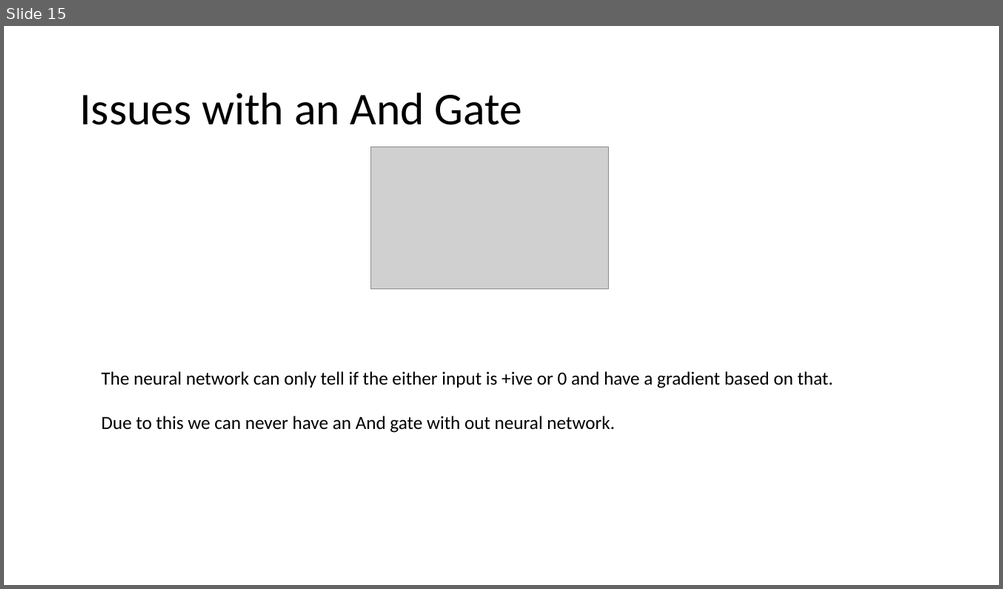
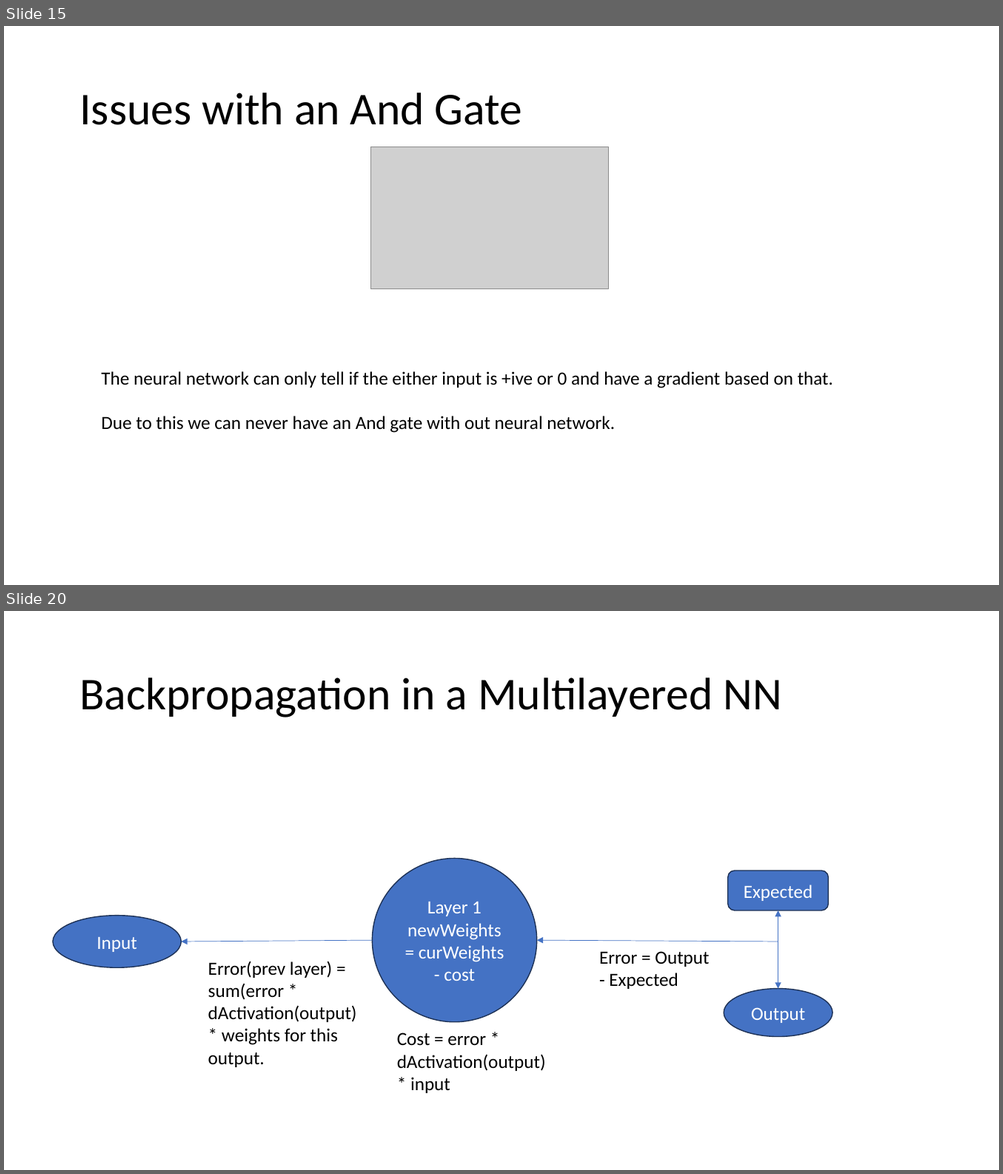
Before and after one commit to mustafa-behrainwala/simpleNN, a slide deck: Introduction To Neural Networks and AI.pptx. Shown one above the other, each under a label of ours: slide 15 before the commit, slides 15 and 20 after it; the slides between them are not shown. The pictures are 1003x589 and 1003x1174 pixels, drawn with LibreOffice and Linux fonts; fonts in the diff are those of the drawing; grey boxes stand for pictures. Boxes give left, top, right and bottom in pixels: in the first picture for what was removed or moved away, otherwise in the second. Text is boxed around its words. In the diff, an @@ line names an element or a change of style, - is before the commit and + after.

Commit message:
Creating a multilayered NN

```diff
--- a/Introduction To Neural Networks and AI.pptx
+++ b/Introduction To Neural Networks and AI.pptx
@@ slide 20 added at <box>4,611,999,1170</box>, background #FFFFFF @@
@@ title added at <box>79,678,781,718</box>, 44 pt, text #000000 @@
+Backpropagation in a Multilayered NN
@@ ellipse added at <box>372,859,537,1023</box>, fill #4472C4, outline #1E3256 1 pt, 18 pt, text #FFFFFF @@
+Layer 1
+newWeights = curWeights - cost
@@ rounded rectangle added at <box>728,871,828,911</box>, fill #4472C4, outline #1E3256 1 pt, 18 pt, text #FFFFFF @@
+Expected
@@ ellipse added at <box>53,915,181,968</box>, fill #4472C4, outline #1E3256 1 pt, 18 pt, text #FFFFFF @@
+Input
@@ double arrow added from (778, 911) to (778, 989), #4472C4 0.5 pt @@
@@ arrow added from (372, 941) to (181, 942), #4472C4 0.5 pt @@
@@ arrow added from (778, 942) to (537, 941), #4472C4 0.5 pt @@
@@ text added at <box>208,961,357,1068</box>, 18 pt, text #000000 @@
+Error(prev layer) = sum(error * dActivation(output) * weights for this output.
@@ text added at <box>599,951,708,989</box>, 18 pt, text #000000 @@
+Error = Output - Expected
@@ ellipse added at <box>723,989,832,1037</box>, fill #4472C4, outline #1E3256 1 pt, 18 pt, text #FFFFFF @@
+Output
@@ text added at <box>397,1033,546,1093</box>, 18 pt, text #000000 @@
+Cost = error * dActivation(output) * input
```
Also in this commit, not shown: 9 other slides added, 1 other file.
